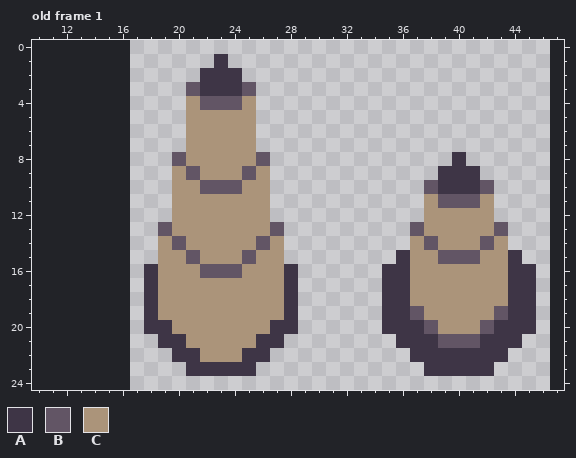
A pixel-art file gets an edit: Asesprite Assets/Ground_Spikes.aseprite. Above, as it was before the edit.
30x26 pixels, 1 frame. Shown: old frame 1: x 10..47, y 0..24. The old version is drawn lined up with the new one, on the new canvas. The commit also changed other frames, which this record leaves out.
Palette (. is transparent): A #3e3546  B #625565  C #ab947a
Pixels before, old frame 1, first column x 18:
 1 .....A......................
 2 ....AAA.....................
 3 ...BAAAB....................
 4 ...CBBBC....................
 5 ...CCCCC....................
 6 ...CCCCC....................
 7 ...CCCCC....................
 8 ..BCCCCCB.............A.....
 9 ..CBCCCBC............AAA....
10 ..CCBBBCC...........BAAAB...
11 ..CCCCCCC...........CBBBC...
12 ..CCCCCCC...........CCCCC...
13 .BCCCCCCCB.........BCCCCCB..
14 .CBCCCCCBC.........CBCCCBC..
15 .CCBCCCBCC........ACCBBBCCA.
16 ACCCBBBCCCA......AACCCCCCCAA
17 ACCCCCCCCCA......AACCCCCCCAA
18 ACCCCCCCCCA......AACCCCCCCAA
19 ACCCCCCCCCA......AABCCCCCBAA
20 AACCCCCCCAA......AAABCCCBAAA
21 .AACCCCCAA........AAABBBAAA.
22 ..AACCCAA..........AAAAAAA..
23 ...AAAAA............AAAAA...
Once edited:
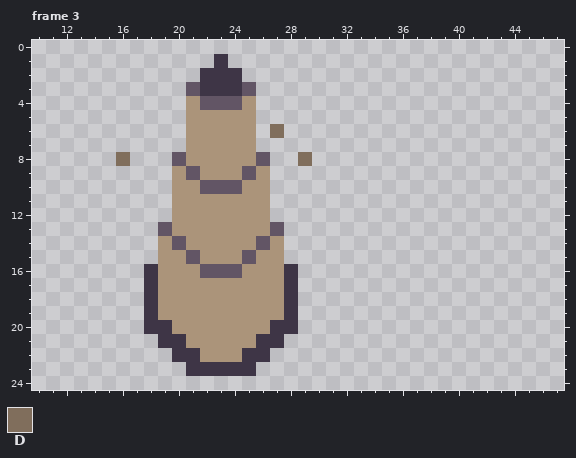
Colours new in this view: D #806e5c
A new or re-ordered frame is compared with the old frame closest to it.
Difference:
canvas 30x26 -> 60x26, the old top-left corner now at 17,0
frames 1 -> 8
Frame 3 is new; against old frame 1:
y 6: x 27 . -> D
y 8: x 16 . -> D; x 29 . -> D; x 40 A -> .
y 9: x 39..41 AAA -> ...
y 10: x 38..42 BAAAB -> .....
y 11: x 38..42 CBBBC -> .....
y 12: x 38..42 CCCCC -> .....
y 13: x 37..43 BCCCCCB -> .......
y 14: x 37..43 CBCCCBC -> .......
y 15: x 36..44 ACCBBBCCA -> .........
y 16..18: x 35..45 AACCCCCCCAA -> ...........
y 19: x 35..45 AABCCCCCBAA -> ...........
y 20: x 35..45 AAABCCCBAAA -> ...........
y 21: x 36..44 AAABBBAAA -> .........
y 22: x 37..43 AAAAAAA -> .......
y 23: x 38..42 AAAAA -> .....
Changed places in both pictures, as pixel boxes (x1, y1, x2, y2):
added: (270, 124, 312, 166)
added: (116, 152, 130, 166)
erased: (382, 152, 536, 376)
